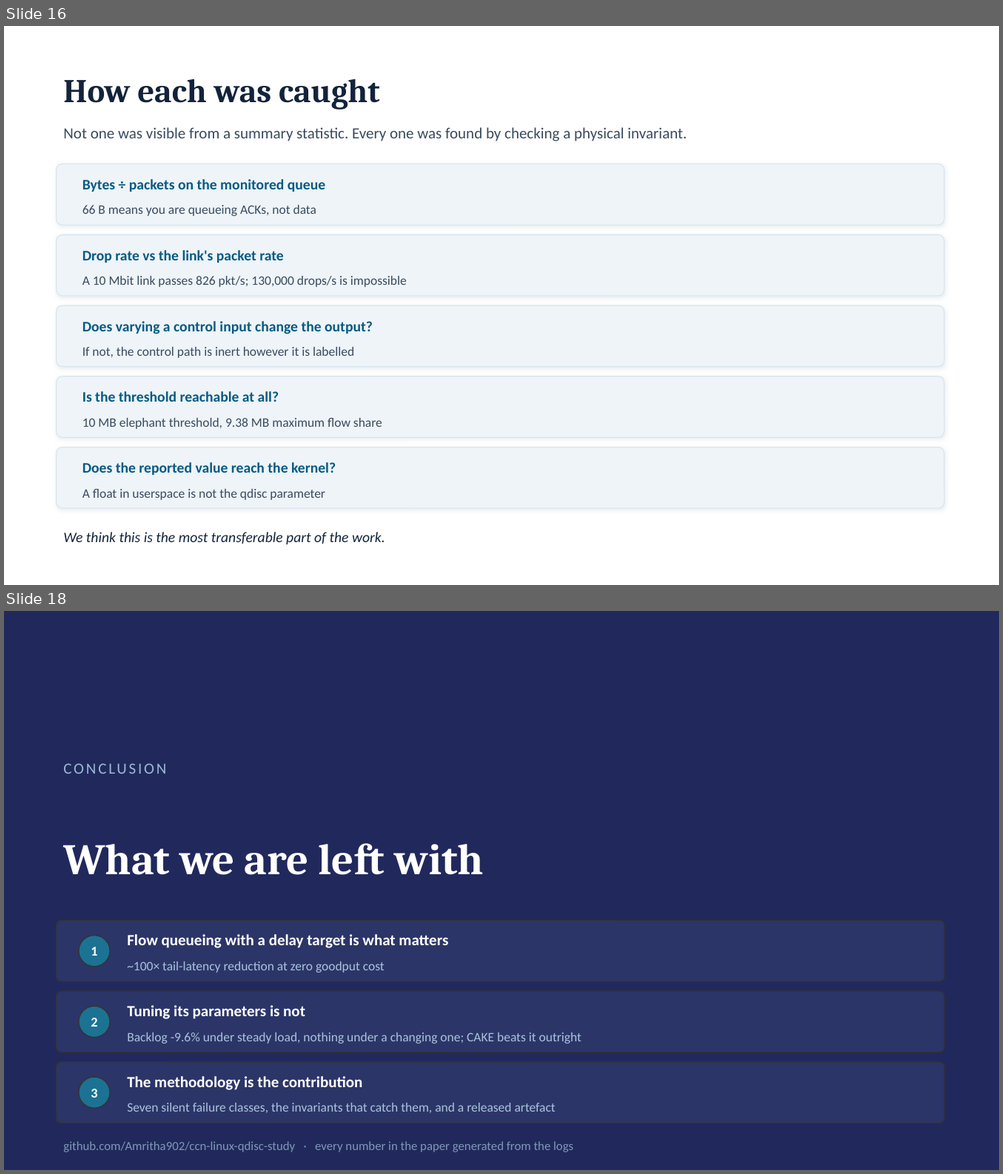
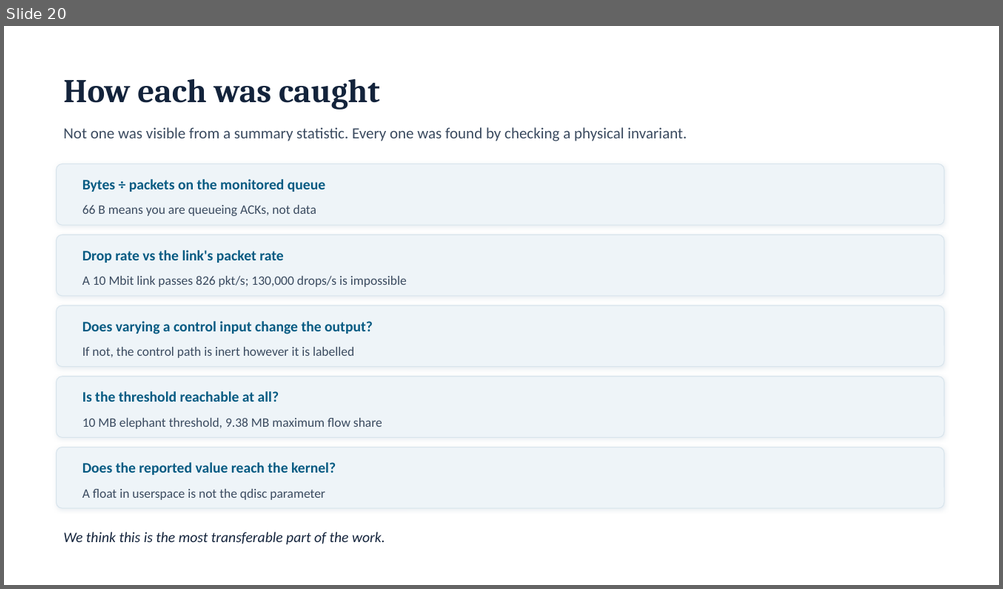
Before and after one commit to Amritha902/ccn-linux-qdisc-study, a slide deck: deck/ACAPE_2026.pptx. Shown one above the other, each under a label of ours: slides 16 and 18 before the commit, slide 20 after it; the slides between them are not shown. The pictures are 1003x1174 and 1003x589 pixels, drawn with LibreOffice and Linux fonts; fonts in the diff are those of the drawing. Boxes give left, top, right and bottom in pixels: in the first picture for what was removed or moved away, otherwise in the second. Text is boxed around its words. In the diff, an @@ line names an element or a change of style, - is before the commit and + after.

```diff
--- a/deck/ACAPE_2026.pptx
+++ b/deck/ACAPE_2026.pptx
@@ slide 18 removed at (4,611,999,1170), background #21295C @@
@@ text removed at (63,763,166,774) @@
-CONCLUSION
@@ text removed at (63,843,484,875) @@
-What we are left with
@@ rounded rectangle removed at (57,920,944,982) @@
@@ ellipse removed at (79,936,110,967) @@
@@ text removed at (127,934,448,948) @@
-Flow queueing with a delay target is what matters
@@ text removed at (91,947,97,956) @@
-1
@@ text removed at (127,962,384,973) @@
-~100× tail-latency reduction at zero goodput cost
@@ rounded rectangle removed at (57,991,944,1053) @@
@@ ellipse removed at (79,1006,110,1038) @@
@@ text removed at (127,1005,305,1019) @@
-Tuning its parameters is not
@@ text removed at (91,1018,97,1027) @@
-2
@@ text removed at (127,1033,581,1044) @@
-Backlog -9.6% under steady load, nothing under a changing one; CAKE beats it outright
@@ rounded rectangle removed at (57,1062,944,1124) @@
@@ text removed at (127,1076,362,1091) @@
-The methodology is the contribution
@@ ellipse removed at (79,1077,110,1109) @@
@@ text removed at (91,1089,97,1098) @@
-3
@@ text removed at (127,1103,555,1113) @@
-Seven silent failure classes, the invariants that catch them, and a released artefact
@@ text removed at (63,1142,573,1153) @@
-github.com/Amritha902/ccn-linux-qdisc-study · every number in the paper generated from the logs
@@ what was slide 16 is now slide 20 @@
```
Also in this commit, not shown: 2 slides changed, 5 slides added, 3 other files.
